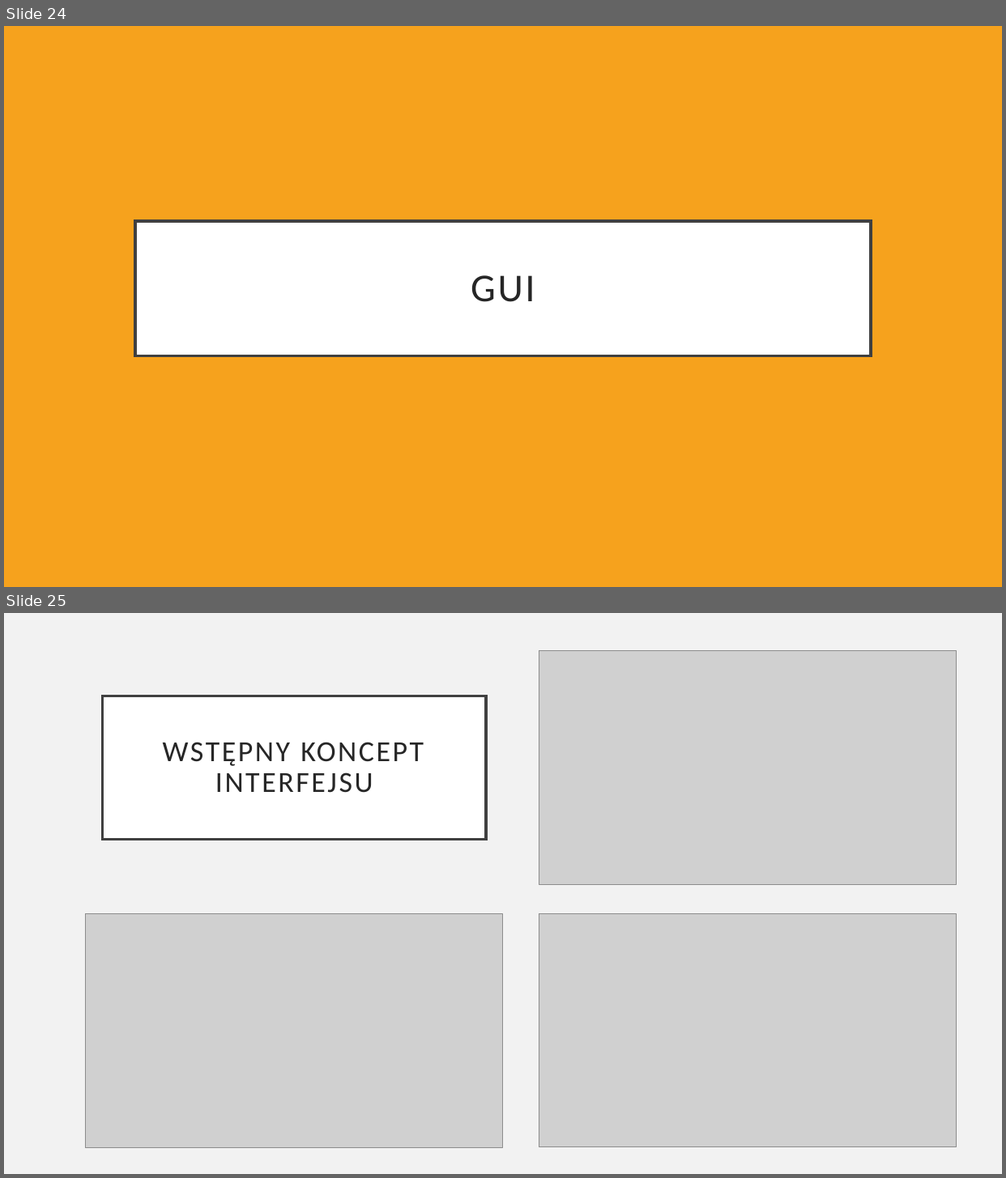
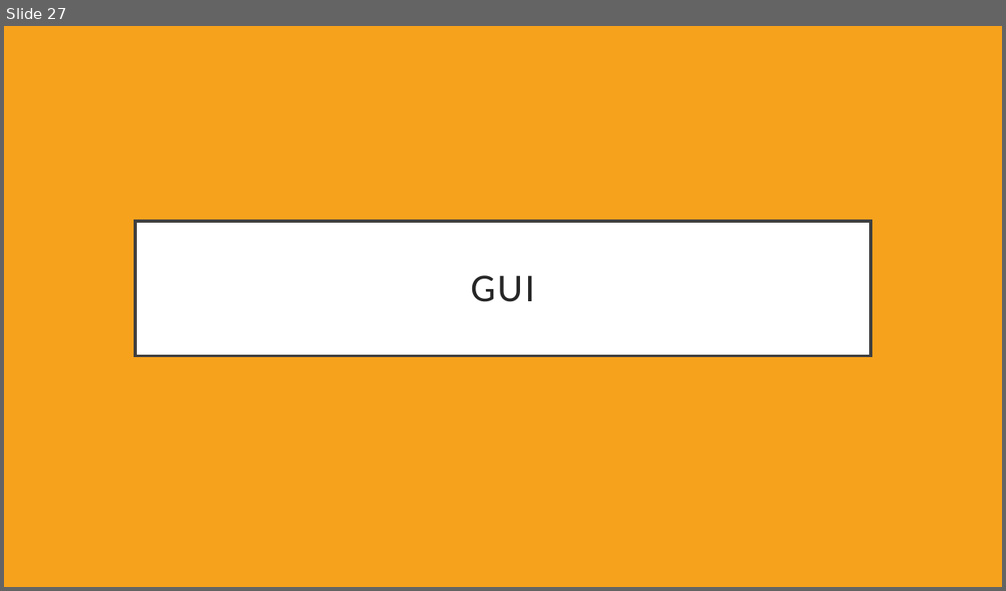
Before and after one commit to Acilya/sem6, a slide deck: projekt_zesp/Układ stabilizacji poziomu cieczy.pptx. Shown one above the other, each under a label of ours: slides 24 and 25 before the commit, slide 27 after it. The pictures are 1006x1178 and 1006x591 pixels, drawn with LibreOffice and Linux fonts; fonts in the diff are those of the drawing; grey boxes stand for pictures. Boxes give left, top, right and bottom in pixels: in the first picture for what was removed or moved away, otherwise in the second. Text is boxed around its words. In the diff, an @@ line names an element or a change of style, - is before the commit and + after.

```diff
--- a/projekt_zesp/Układ stabilizacji poziomu cieczy.pptx
+++ b/projekt_zesp/Układ stabilizacji poziomu cieczy.pptx
@@ slide 25 removed at (4, 613, 1002, 1174), background #F2F2F2 @@
@@ picture removed at (539, 650, 957, 884) @@
@@ title removed at (103, 696, 486, 839) @@
-WSTĘPNY KONCEPT INTERFEJSU
@@ picture removed at (86, 914, 503, 1148) @@
@@ picture removed at (539, 914, 957, 1147) @@
@@ what was slide 24 is now slide 27 @@
```
Also in this commit, not shown: 1 slide changed, 13 slides added, 3 other slides removed, 1 other file.
